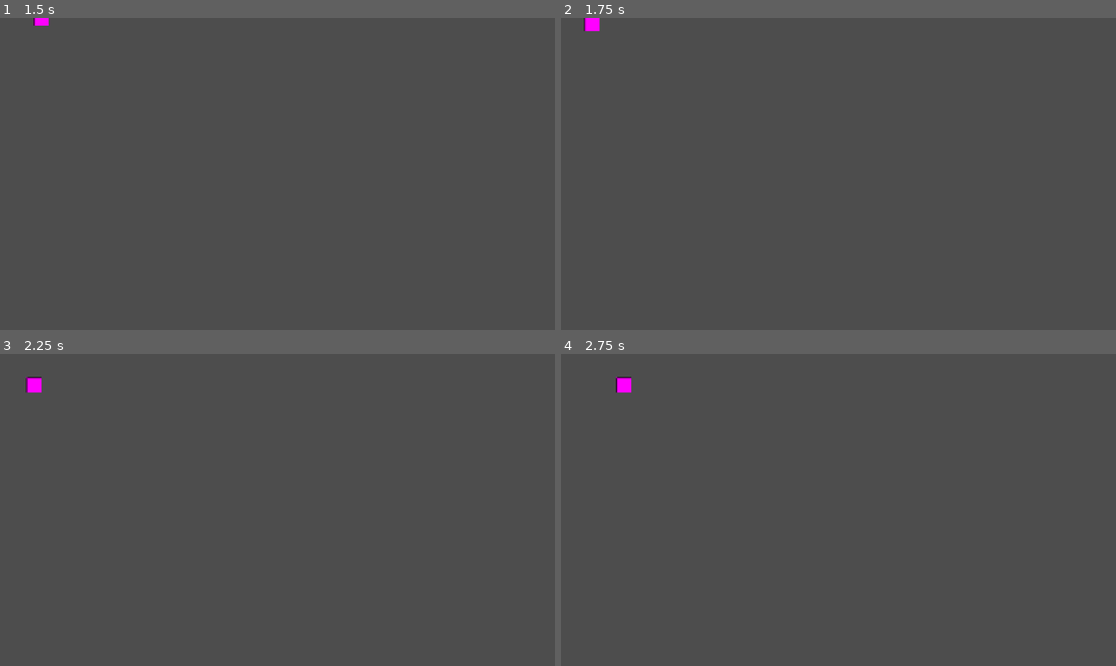
Above: before the commit, frames 1-4 (two rows, left to right).
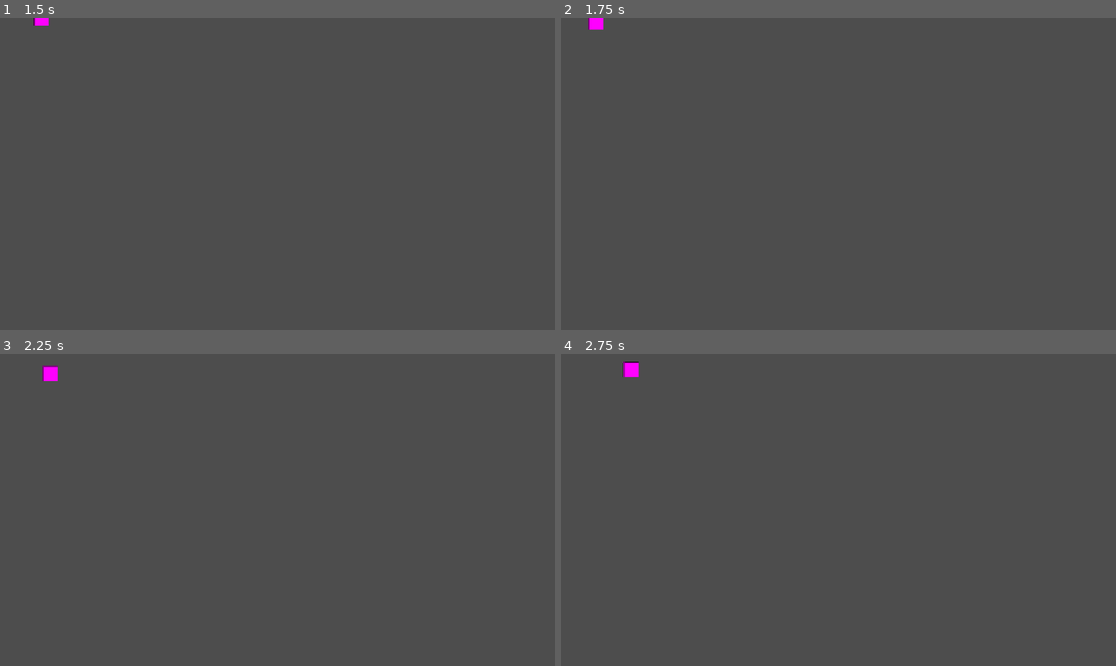
Above: after the commit, the same moments.

Repository: vs00382/my-colony-sim
Game: Godot game, scene res://global.tscn
Same seed, same stepped clock (60 frames per second), same inputs: the game is played once before the commit and once after it.
Inputs (mouse positions are in pixels of both pictures, inside the frame that each line leads up to):
- Up to frame 1 (1.5 s): tap Enter at 0.5 s; move the mouse to (399, 158) at 0.52 s; click (399, 158) at 0.67 s; move the mouse to (166, 189) at 1.27 s; click (166, 189) at 1.42 s
- Up to frame 2 (1.75 s): no input
- Up to frame 3 (2.25 s): move the mouse to (333, 441) at 2.02 s; click (333, 441) at 2.17 s
- Up to frame 4 (2.75 s): no input

Frame 1 is identical in both runs. In frame 2, less than 0.1% of the frame differs, in the area x 4-8%, y 0-5%; in frame 3, 0.3%; in frame 4, 0.3%, in the area x 9-15%, y 2-13%.

Commit message:
bit better

Diff:
--- a/global.gd
+++ b/global.gd
@@ -1,7 +1,7 @@
 extends Node2D
 
 @onready var ground_layer: TileMapLayer = $GroundLayer
-@onready var pawn = $Pawn
+@onready var pawn: Node2D = $Pawn
 
 var astar := AStarGrid2D.new()
 
@@ -9,25 +9,35 @@
 	setup_astar()
 
 func setup_astar():
-	astar.region = Rect2i(0, 0, 100, 100)  # adjust to your map size
-	astar.cell_size = Vector2(32, 32)
-	astar.diagonal_mode = AStarGrid2D.DIAGONAL_MODE_NEVER
+	# Make grid larger than needed (fine for now)
+	astar.region = Rect2i(0, 0, 300, 300)
+
+	# Use your actual tile size
+	astar.cell_size = ground_layer.tile_set.tile_size
+
+	# Enable 8-direction connectivity
+	astar.diagonal_mode = AStarGrid2D.DIAGONAL_MODE_ALWAYS
+
+	# Make all tiles walkable (not solid)
+	for x in astar.region.size.x:
+		for y in astar.region.size.y:
+			astar.set_point_solid(Vector2i(x, y), false)
+
 	astar.update()
 
 func _input(event):
 	if event is InputEventMouseButton and event.pressed:
-		# global → tilemap local
-		var mouse_pos_local = ground_layer.to_local(event.position)
-		var target_cell = ground_layer.local_to_map(mouse_pos_local)
+		var mouse_local: Vector2 = ground_layer.to_local(event.position)
+		var target_cell: Vector2i = ground_layer.local_to_map(mouse_local)
 
-		var pawn_local = ground_layer.to_local(pawn.global_position)
-		var start_cell = ground_layer.local_to_map(pawn_local)
-
-		print("Start:", start_cell, " Target:", target_cell)
+		var pawn_local: Vector2 = ground_layer.to_local(pawn.global_position)
+		var start_cell: Vector2i = ground_layer.local_to_map(pawn_local)
 
 		var path = astar.get_id_path(start_cell, target_cell)
+		print("PATH:", path)
 
-		if not path.is_empty():
-			pawn.follow_path(path)
-		else:
-			print("NO PATH")
+		if path.is_empty():
+			print("NO PATH!")
+			return
+
+		pawn.follow_path(path)
